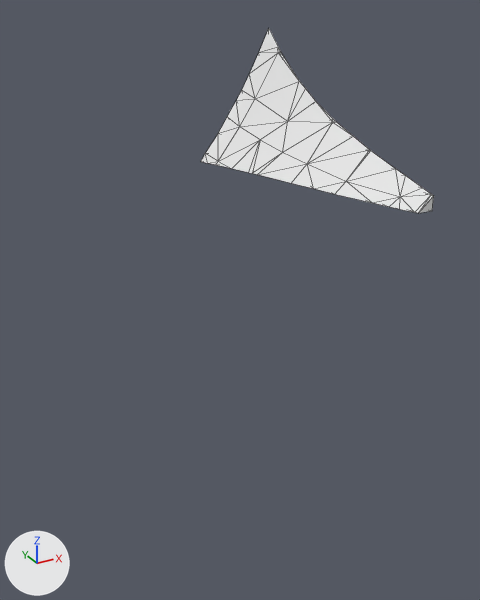
Two versions of the glTF model assets/terrain/surface_pieces/surf_18_8.glb, one commit apart.
One viewpoint serves both versions: a 50 mm lens placed at (-22.47, 57.63, -22.11), pointed at (-17.27, 67.08, -26.83). The axes (+X, +Y, +Z) are drawn at lower left. The lights are the same throughout. The picture after the commit comes second. Mesh edges are drawn as thin lines. Where no turn or scale is listed for an object, it has been applied to the vertices.

In view in the first picture: 'geometry_0'.
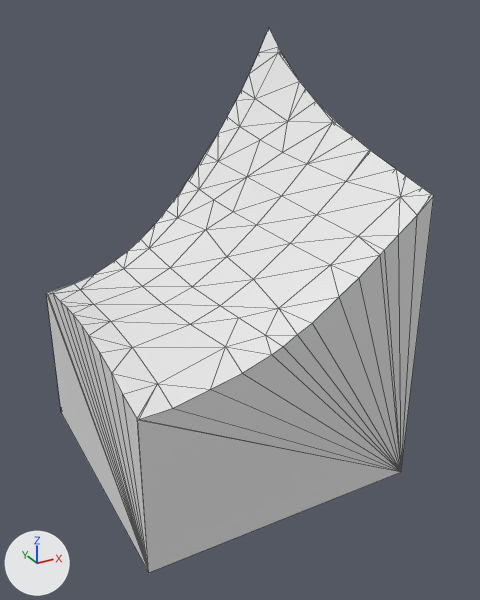
Boxes [x1, y1, x2, y2] around the edits, measured in the pictures (480 x 600 px):
'geometry_0', reshaped (66% wider, 194% taller)
    before: [201, 29, 434, 213]
    after: [46, 29, 434, 572]
part 1 of me_geometry_0, built on
    before: [201, 140, 434, 213]
    after: [46, 140, 434, 572]

The change, as a diff of the scene's bpy script:
```diff
--- a/assets/terrain/surface_pieces/surf_18_8.glb.py
+++ b/assets/terrain/surface_pieces/surf_18_8.glb.py
@@ me_geometry_0 @@
 # used by ob_geometry_0; location = (0.0, 0.0, 0.0)
-me_geometry_0.from_pydata(...)  # 55 vertices, 106 faces; spans x -16.58..-15.0, y 65.0..70.0, z -25.0..-22.47
+me_geometry_0.from_pydata(...)  # 109 vertices, 214 faces; spans x -20.0..-15.0, y 65.0..70.0, z -30.0..-22.47
+# me_geometry_0 part 1
+# 17 vertices are removed from x -16.58..-15.0, y 65.0..70.0, z -25.0
+# 66 faces are deleted
+# 1 vertex moves from x -16.52, y 69.81, z -25.0 to x -16.62, y 70.0, z -25.06
+# 71 vertices are added at x -20.0..-15.0, y 65.0..70.0, z -30.0..-25.02
+# 174 new faces join them
```
